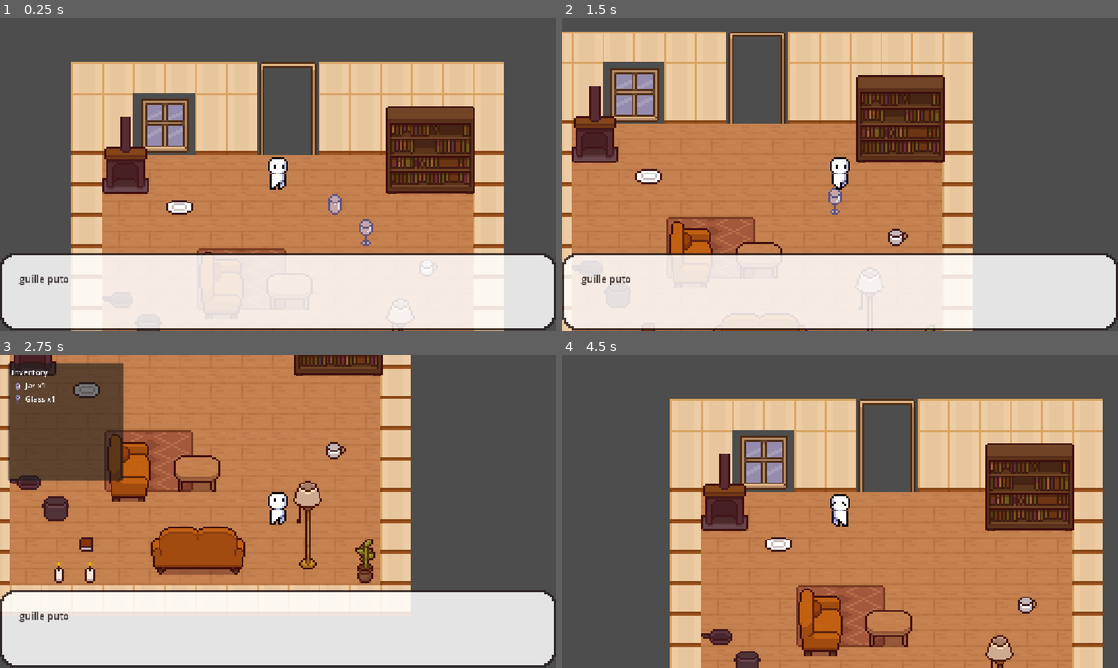
Above: before the commit, frames 1-4 (two rows, left to right).
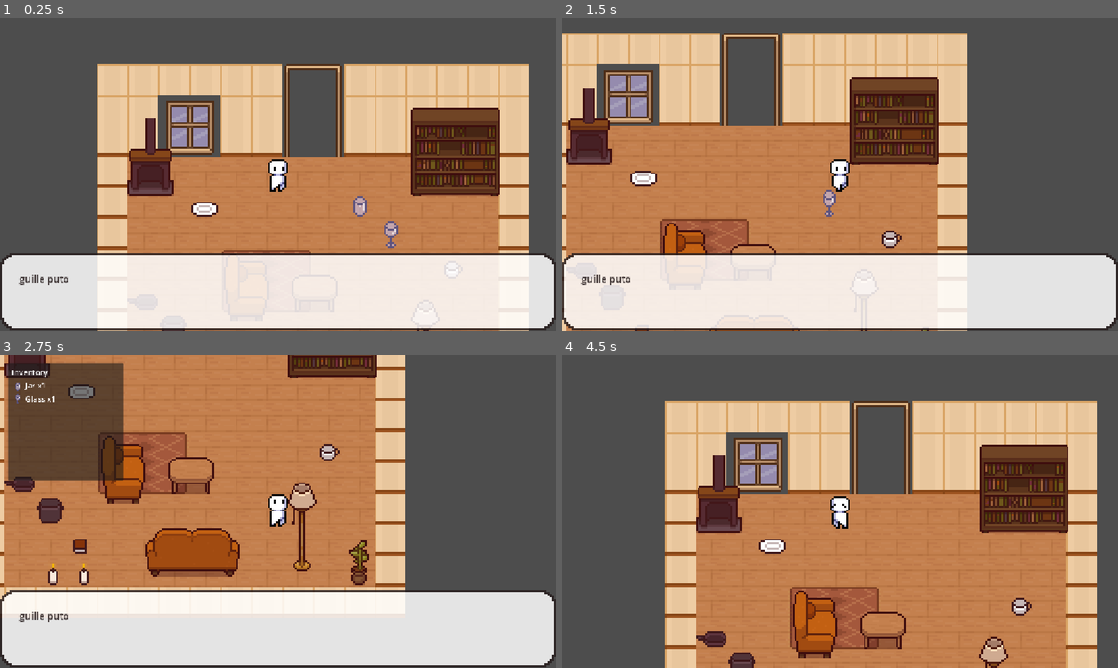
Above: after the commit, the same moments.

Repository: Formvoid-83/Sabe_a_casa
Game: Godot game, scene res://scenes/world/world.tscn
The game is run twice, just before and just after one commit, with the same random seed, the same clock (stepped at 60 frames per second) and the same inputs.
Inputs:
- Up to frame 1 (0.25 s): no input
- Up to frame 2 (1.5 s): tap Enter at 0.5 s; hold Right (ui_right) 0.53-1.28 s; tap I at 0.6, 1.35 s; hold Down (ui_down) from 1.28 s (still down)
- Up to frame 3 (2.75 s): release Down (ui_down) at 2.03 s; hold Right (ui_right) from 2.03 s (still down); tap I at 2.1 s
- Up to frame 4 (4.5 s): release Right (ui_right) at 2.78 s; hold Up (ui_up) 2.78-3.53 s; tap I at 2.85, 3.6, 4.35 s; hold Left (ui_left) from 3.53 s (still down)

The runs differ from the first frame. In frame 1, 24% of the frame differs, in the area x 12-96%, y 14-100%; in frame 2, 14%; in frame 3, 9.9%; in frame 4, 17%.

Commit message:
feat: guille me la pela 3

Diff:
--- a/scenes/player/player.tscn
+++ b/scenes/player/player.tscn
@@ -1,10 +1,10 @@
-[gd_scene format=3 uid="uid://b8o5sh7nt11qr"]
+[gd_scene format=3 uid="uid://dmugy8822a65p"]
 
 [ext_resource type="Script" uid="uid://cbaktyltifim4" path="res://scripts/player/player.gd" id="1"]
 [ext_resource type="SpriteFrames" uid="uid://54nsiuvpakk1" path="res://resources/player/player_frames.tres" id="2_dovo2"]
 
-[sub_resource type="RectangleShape2D" id="RectangleShape2D_1"]
-size = Vector2(10, 7)
+[sub_resource type="CircleShape2D" id="CircleShape2D_2wlob"]
+radius = 5.0249376
 
 [node name="Player" type="CharacterBody2D" unique_id=1848280044]
 collision_layer = 2
@@ -12,12 +12,12 @@
 script = ExtResource("1")
 
 [node name="CollisionShape2D" type="CollisionShape2D" parent="." unique_id=1321072967]
-position = Vector2(0, 4.5)
-shape = SubResource("RectangleShape2D_1")
+position = Vector2(0, 4)
+shape = SubResource("CircleShape2D_2wlob")
 
 [node name="AnimatedSprite2D" type="AnimatedSprite2D" parent="." unique_id=135382219]
 texture_filter = 1
-position = Vector2(0, -4)
+position = Vector2(0, -3)
 sprite_frames = ExtResource("2_dovo2")
 animation = &"idle"
 autoplay = "idle"
--- a/scenes/world/world.tscn
+++ b/scenes/world/world.tscn
@@ -12,6 +12,7 @@
 position = Vector2(13, -2)
 
 [node name="Player" parent="." unique_id=2074919889 instance=ExtResource("2")]
-position = Vector2(120, 56)
+position = Vector2(107, 55)
 
 [node name="InventoryUI" parent="." unique_id=864470756 instance=ExtResource("12")]
+visible = false
Not shown: 1 places in scenes/world/world.tscn that only renumber resources
